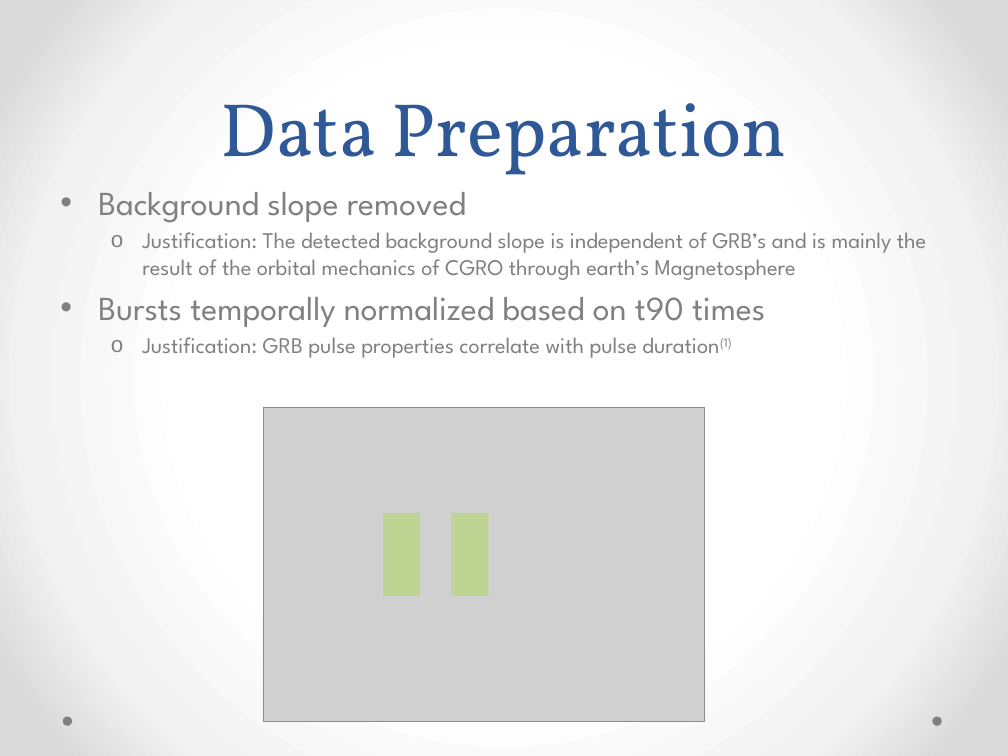
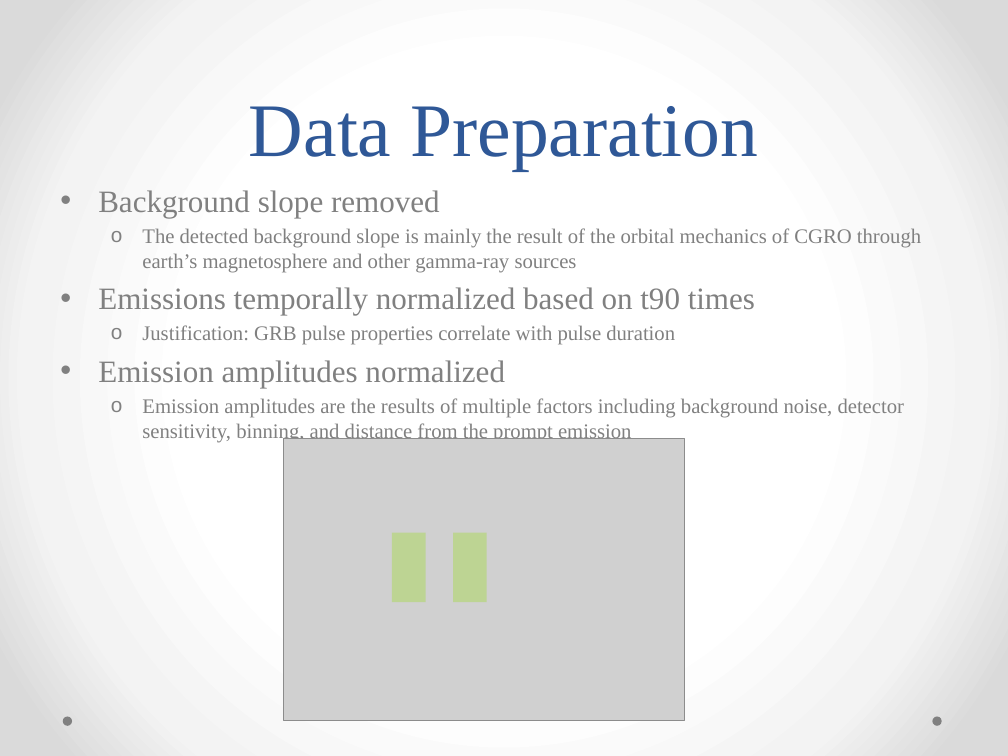
Before and after one commit to twcannon/MastersThesis, a slide deck: slide 17 of Paper/MastersPresentation.pptx (slide 14 before the commit). Drawn at 1008x756 pixels with LibreOffice and Linux fonts; fonts in the diff are those of the drawing; grey boxes stand for pictures. Boxes give left, top, right and bottom in pixels: in the first picture for what was removed or moved away, otherwise in the second. Text is boxed around its words. In the diff, an @@ line names an element or a change of style, - is before the commit and + after.

Commit message:
ppt and changes

```diff
--- a/Paper/MastersPresentation.pptx
+++ b/Paper/MastersPresentation.pptx
@@ title "Data Preparation" at (249,106,758,171): font Vollkorn to Times New Roman @@
@@ text at (98,190,440,218): size 24 to 22.2 pt, font League Spartan to Times New Roman in "Background slope removed" @@
@@ text at (98,228,921,443): text changed; size 16 to 14.8 pt; font League Spartan to Times New Roman @@
-  o Justification: The detected background slope is independent of GRB’s and is mainly the result of the orbital mechanics of CGRO through earth’s Magnetosphere
-• Bursts temporally normalized based on t90 times
-  o Justification: GRB pulse properties correlate with pulse duration(1)
+  o The detected background slope is mainly the result of the orbital mechanics of CGRO through earth’s magnetosphere and other gamma-ray sources
+• Emissions temporally normalized based on t90 times
+  o Justification: GRB pulse properties correlate with pulse duration
+• Emission amplitudes normalized
+  o Emission amplitudes are the results of multiple factors including background noise, detector sensitivity, binning, and distance from the prompt emission
@@ picture: place and size @@
-picture at (264,407,705,722)
+picture at (283,438,684,721)
@@ rectangle: place and size @@
-rectangle at (383,513,420,596)
+rectangle at (392,532,425,602)
@@ rectangle: place and size @@
-rectangle at (452,513,489,596)
+rectangle at (453,532,486,602)
```
Also in this commit, not shown: 16 other slides changed, 6 slides added, 2 slides removed, 12 other files.
